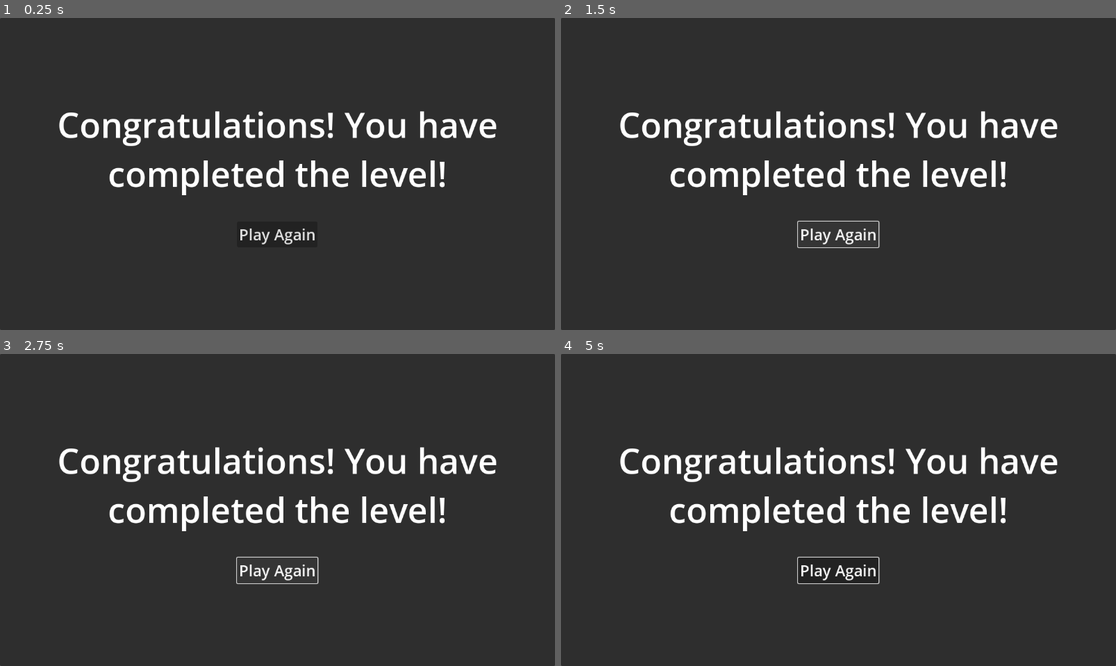
Above: before the commit, frames 1-4 (two rows, left to right).
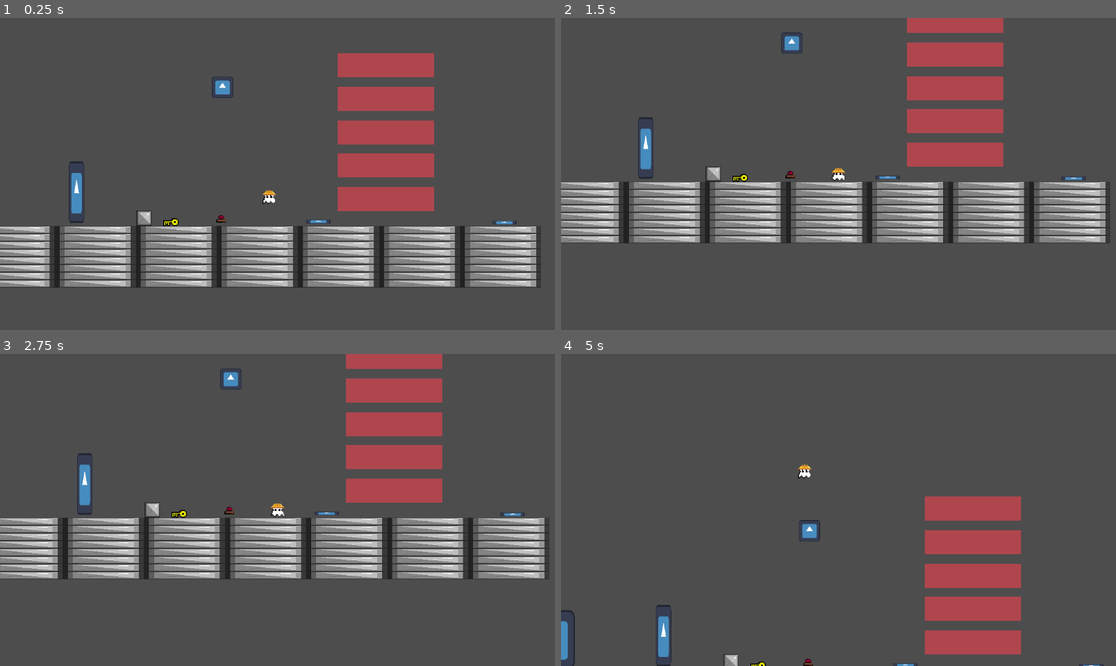
Above: after the commit, the same moments.

Repository: Monczak/warsztatyletni2025
Game: Godot game, scene res://src/Root.tscn
The game is run twice, just before and just after one commit, with the same random seed, the same clock (stepped at 60 frames per second) and the same inputs. The engine's default icon, where the game draws it, is replaced by a stand-in: a white triangle on a blue panel in a dark square.
Inputs (mouse positions are in pixels of both pictures, inside the frame that each line leads up to):
- Up to frame 1 (0.25 s): no input
- Up to frame 2 (1.5 s): click (838, 233) at 0.5 s, where only the run before the commit has a clickable "Play Again"; click (838, 233) at 1.25 s, where only the run before the commit has a clickable "Play Again"
- Up to frame 3 (2.75 s): click (277, 569) at 2 s, where only the run before the commit has a clickable "Play Again"
- Up to frame 4 (5 s): tap Enter at 2.75 s; move the mouse to (960, 494) at 2.77 s; hold Up (Jump) 2.78-3.53 s; hold Right (MoveRight) 2.78-4.28 s; tap Z (Interact) at 2.85, 3.8, 4.35 s; click (960, 494) at 2.92 s; move the mouse to (727, 525) at 3.52 s; tap Up (Jump) at 3.6, 3.77, 4.07 s; move the mouse to (894, 441) at 4.27 s; hold Left (MoveLeft) from 4.28 s (still down); hold Up (Jump) from 4.28 s (still down)

The runs differ from the first frame. In frame 1, 95% of the frame differs, in the area x 0-100%, y 0-100%; in frame 2, 95%; in frame 3, 95%; in frame 4, 99%.
Error before the commit: Parse Error: Could not parse global class "Player" from "res://src/objects/Player.gd". (res://src/singletons/Game.gd:28)

Commit message:
Cherrypick key

Diff:
--- a/src/MonczakWorld.tscn
+++ b/src/MonczakWorld.tscn
@@ -1,7 +1,6 @@
-[gd_scene load_steps=3 format=3 uid="uid://cg3wme6btdskh"]
+[gd_scene load_steps=2 format=3 uid="uid://cg3wme6btdskh"]
 
 [ext_resource type="PackedScene" uid="uid://b307l3jmiw4cv" path="res://src/World.tscn" id="1_rodkb"]
-[ext_resource type="PackedScene" uid="uid://cc54w6n5ncad1" path="res://src/objects/Player.tscn" id="2_ndp7v"]
 
 [node name="World" instance=ExtResource("1_rodkb")]
 
--- a/src/objects/Box.gd
+++ b/src/objects/Box.gd
@@ -3,10 +3,10 @@
 
 
 func on_interaction():
-	super.on_interaction()
-	print("On Interaction!")
+    super.on_interaction()
+    print("On Interaction!")
 
 
 func off_interaction():
-	super.off_interaction()
-	print("Off Interaction!")
+    super.off_interaction()
+    print("Off Interaction!")
--- a/src/objects/Button.gd
+++ b/src/objects/Button.gd
@@ -24,32 +24,32 @@
 
 # Called when the node enters the scene tree for the first time.
 func _ready() -> void:
-	press_area.body_entered.connect(_on_press_area_entered)
-	press_area.body_exited.connect(_on_press_area_exited)
-	moving_part.set_can_sleep(false)
-	_orig_moving_part_pos = moving_part.position
+    press_area.body_entered.connect(_on_press_area_entered)
+    press_area.body_exited.connect(_on_press_area_exited)
+    moving_part.set_can_sleep(false)
+    _orig_moving_part_pos = moving_part.position
 
 
 # Called every frame. 'delta' is the elapsed time since the previous frame.
 func _process(delta: float) -> void:
-	_pressed = len(_pressing_objs)
+    _pressed = len(_pressing_objs)
 
-	_state = moving_part.position.y - _orig_moving_part_pos.y > press_threshold
-	if _state and not _prev_state:
-		trigger_interactions(true)
-	elif not _state and _prev_state:
-		trigger_interactions(false)
-	_prev_state = _state
+    _state = moving_part.position.y - _orig_moving_part_pos.y > press_threshold
+    if _state and not _prev_state:
+        trigger_interactions(true)
+    elif not _state and _prev_state:
+        trigger_interactions(false)
+    _prev_state = _state
 
 
 func _on_press_area_entered(body: Node2D) -> void:
-	_pressing_objs.append(body)
+    _pressing_objs.append(body)
 
 
 func _on_press_area_exited(body: Node2D) -> void:
-	_pressing_objs.erase(body)
+    _pressing_objs.erase(body)
 
 
 func _physics_process(delta: float) -> void:
-	var dir := Vector2.DOWN if _pressed else Vector2.UP
-	moving_part.apply_central_force(button_force * dir)
+    var dir := Vector2.DOWN if _pressed else Vector2.UP
+    moving_part.apply_central_force(button_force * dir)
--- a/src/objects/Exit.gd
+++ b/src/objects/Exit.gd
@@ -4,9 +4,9 @@
 
 
 func _ready() -> void:
-	trigger_area.body_entered.connect(_on_trigger_area_entered)
+    trigger_area.body_entered.connect(_on_trigger_area_entered)
 
 
 func _on_trigger_area_entered(body: Node2D) -> void:
-	if body is Player:
-		Game.handle_victory()
+    if body is Player:
+        Game.handle_victory()
--- a/src/objects/Key.tscn
+++ b/src/objects/Key.tscn
@@ -1,10 +1,10 @@
 [gd_scene load_steps=4 format=3 uid="uid://d0qrg3rcskkx3"]
 
-[ext_resource type="Texture2D" uid="uid://cabwwfn2u5qlb" path="res://icon.svg" id="1_bafng"]
 [ext_resource type="Script" path="res://src/objects/Key.gd" id="1_u1qxe"]
+[ext_resource type="Texture2D" uid="uid://cnk16w2jeqxc8" path="res://images/Key.png" id="2_isfx2"]
 
 [sub_resource type="RectangleShape2D" id="RectangleShape2D_15f3f"]
-size = Vector2(38, 38)
+size = Vector2(32, 16)
 
 [node name="Key" type="RigidBody2D"]
 z_index = 5
@@ -17,8 +17,9 @@
 
 [node name="Sprite2D" type="Sprite2D" parent="."]
 modulate = Color(1, 1, 0, 1)
-scale = Vector2(0.296875, 0.296875)
-texture = ExtResource("1_bafng")
+scale = Vector2(2, 2)
+texture = ExtResource("2_isfx2")
 
 [node name="CollisionShape2D" type="CollisionShape2D" parent="."]
+position = Vector2(0, 8)
 shape = SubResource("RectangleShape2D_15f3f")
--- a/src/objects/Player.gd
+++ b/src/objects/Player.gd
@@ -31,44 +31,44 @@
 
 
 func _calculate_gravity() -> Vector2:
-	var gravity := get_gravity()
-	var is_jumping = Input.is_action_pressed("Jump")
+    var gravity := get_gravity()
+    var is_jumping = Input.is_action_pressed("Jump")
 
-	if is_jumping and velocity.y < -0.01:
-		gravity *= jump_gravity_multiplier
-	elif velocity.y < -0.01:
-		gravity *= fall_gravity_multiplier
+    if is_jumping and velocity.y < -0.01:
+        gravity *= jump_gravity_multiplier
+    elif velocity.y < -0.01:
+        gravity *= fall_gravity_multiplier
 
-	return gravity
+    return gravity
 
 
 func _on_body_entered_interaction_area(body: Node2D) -> void:
-	if body is PlayerInteractable:
-		_player_interactables.append(body)
+    if body is PlayerInteractable:
+        _player_interactables.append(body)
 
 
 func _on_body_exited_interaction_area(body: Node2D) -> void:
-	if body is PlayerInteractable:
-		_player_interactables.erase(body)
+    if body is PlayerInteractable:
+        _player_interactables.erase(body)
 
 
 func _interact() -> void:
-	if _grabbed_interactable != null:
-		_grabbed_interactable.unfix_position()
-		_grabbed_interactable.off_interaction()
-		_grabbed_interactable = null
-	else:
-		if len(_player_interactables) == 0:
-			return
+    if _grabbed_interactable != null:
+        _grabbed_interactable.unfix_position()
+        _grabbed_interactable.off_interaction()
+        _grabbed_interactable = null
+    else:
+        if len(_player_interactables) == 0:
+            return
 
-		var nearest_interactable = _player_interactables[0]
-		for interactable in _player_interactables:
-			var distance: float = (interactable.position - position).length()
-			if distance < (nearest_interactable.position - position).length():
-				nearest_interactable = interactable
+        var nearest_interactable = _player_interactables[0]
+        for interactable in _player_interactables:
+            var distance: float = (interactable.position - position).length()
+            if distance < (nearest_interactable.position - position).length():
+                nearest_interactable = interactable
 
-		_grabbed_interactable = nearest_interactable
-		_grabbed_interactable.on_interaction()
+        _grabbed_interactable = nearest_interactable
+        _grabbed_interactable.on_interaction()
 
 
 func _ready() -> void:
@@ -82,24 +82,24 @@
 
 
 func _process(delta: float) -> void:
-	if Input.is_action_just_pressed("Interact"):
-		_interact()
+    if Input.is_action_just_pressed("Interact"):
+        _interact()
 
-	if _grabbed_interactable != null:
-		_grabbed_interactable.fix_position(grab_point.global_position, velocity)
+    if _grabbed_interactable != null:
+        _grabbed_interactable.fix_position(grab_point.global_position, velocity)
 
-	_animate_sprite()
+    _animate_sprite()
 
 
 func _animate_sprite() -> void:
-	var time = Time.get_ticks_msec() / 1000.0
-	var vel_ratio = inverse_lerp(0, max_speed, abs(velocity.x))
-	var anim_speed = lerp(animation_speed_idle, animation_speed_full_speed, vel_ratio)
+    var time = Time.get_ticks_msec() / 1000.0
+    var vel_ratio = inverse_lerp(0, max_speed, abs(velocity.x))
+    var anim_speed = lerp(animation_speed_idle, animation_speed_full_speed, vel_ratio)
 
-	if velocity.x < -0.01:
-		_facing_right = false
-	elif velocity.x > 0.01:
-		_facing_right = true
+    if velocity.x < -0.01:
+        _facing_right = false
+    elif velocity.x > 0.01:
+        _facing_right = true
 
     if time - _last_frame_change_time > 1.0 / anim_speed:
         _current_frame += -1 if _facing_right else 1
@@ -110,30 +110,30 @@
 
 
 func _physics_process(delta: float) -> void:
-	if not is_on_floor():
-		velocity += _calculate_gravity() * delta
+    if not is_on_floor():
+        velocity += _calculate_gravity() * delta
 
-	if _apply_impulse_velocity:
-		velocity = _impulse_velocity
-		_apply_impulse_velocity = false
+    if _apply_impulse_velocity:
+        velocity = _impulse_velocity
+        _apply_impulse_velocity = false
 
-	if Input.is_action_just_pressed("Jump") and _controls_enabled and is_on_floor():
-		velocity.y = jump_velocity
+    if Input.is_action_just_pressed("Jump") and _controls_enabled and is_on_floor():
+        velocity.y = jump_velocity
 
-	var direction := Input.get_axis("MoveLeft", "MoveRight")
-	if direction and _controls_enabled:
-		velocity.x = move_toward(velocity.x, direction * max_speed, acceleration * delta)
-	else:
-		velocity.x = move_toward(velocity.x, 0, acceleration * delta)
+    var direction := Input.get_axis("MoveLeft", "MoveRight")
+    if direction and _controls_enabled:
+        velocity.x = move_toward(velocity.x, direction * max_speed, acceleration * delta)
+    else:
+        velocity.x = move_toward(velocity.x, 0, acceleration * delta)
 
-	move_and_slide()
+    move_and_slide()
 
 
 func apply_impulse_velocity(vel: Vector2) -> void:
-	_apply_impulse_velocity = true
-	_impulse_velocity = vel
+    _apply_impulse_velocity = true
+    _impulse_velocity = vel
 
 
 func _on_death() -> void:
-	print("I am dead")
-	Game.handle_player_death()
+    print("I am dead")
+    Game.handle_player_death()
--- a/src/sosivo/scripts/MovingObject.gd
+++ b/src/sosivo/scripts/MovingObject.gd
@@ -31,13 +31,13 @@
 
 # Called every frame. 'delta' is the elapsed time since the previous frame.
 func _physics_process(delta : float) -> void:
-	#const closeToZero : float = 1
-	#var desiredRelocation : Vector2 = Vector2.ZERO
+    #const closeToZero : float = 1
+    #var desiredRelocation : Vector2 = Vector2.ZERO
 #
-	#if _originFlag:
-		#desiredRelocation = _origin - position
-	#else:
-		#desiredRelocation = _destination - position
+    #if _originFlag:
+        #desiredRelocation = _origin - position
+    #else:
+        #desiredRelocation = _destination - position
 
     #if desiredRelocation.length() > closeToZero:
         #position = lerp(position, position + desiredRelocation.normalized(), _acceleration * delta)
@@ -52,5 +52,5 @@
 
 
 #func _integrate_forces(_state: PhysicsDirectBodyState2D) -> void:
-	#_rb.linear_velocity = velocity
-	#transform.position = (Vector2)transform.position + desiredRelocation;
+    #_rb.linear_velocity = velocity
+    #transform.position = (Vector2)transform.position + desiredRelocation;
--- a/src/sosivo/scripts/ObjectInteractable.gd
+++ b/src/sosivo/scripts/ObjectInteractable.gd
@@ -1,14 +1,14 @@
 extends Node2D
 class_name ObjectInteractable
 func OnInteraction() -> void:
-	pass
+    pass
 func OffInteraction() -> void:
-	pass
+    pass
 # Called when the node enters the scene tree for the first time.
 func _ready() -> void:
-	pass # Replace with function body.
+    pass # Replace with function body.
 
 
 # Called every frame. 'delta' is the elapsed time since the previous frame.
 func _process(_delta: float) -> void:
-	pass
+    pass
Binary file added: images/Key.png
Not shown, added: images/Key.png.import
